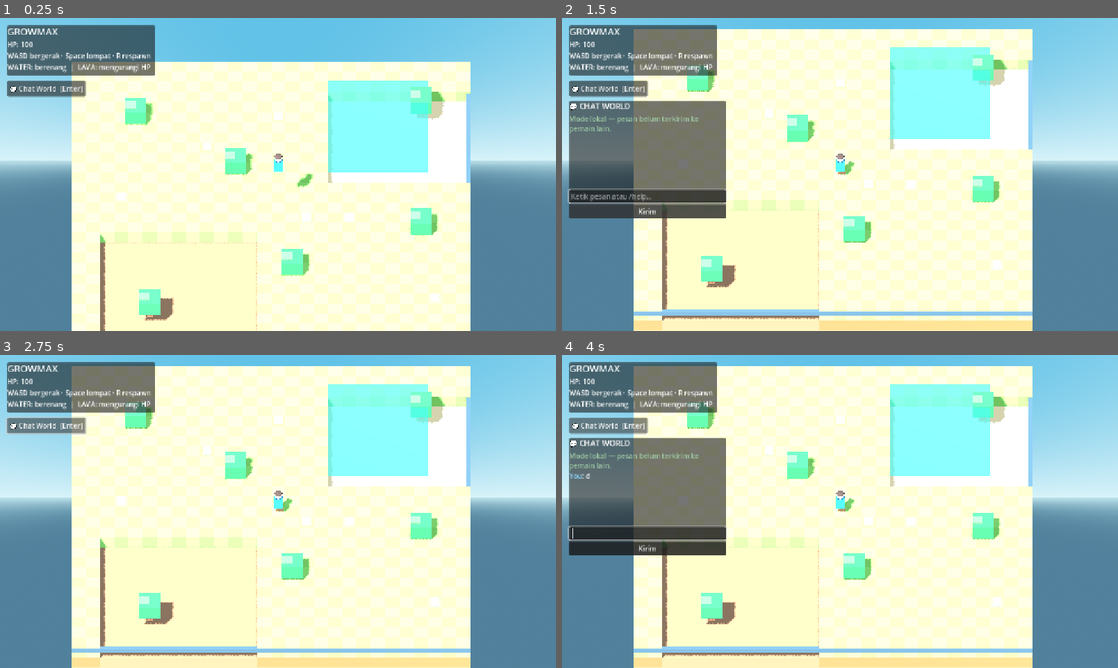
Above: before the commit, frames 1-4 (two rows, left to right).
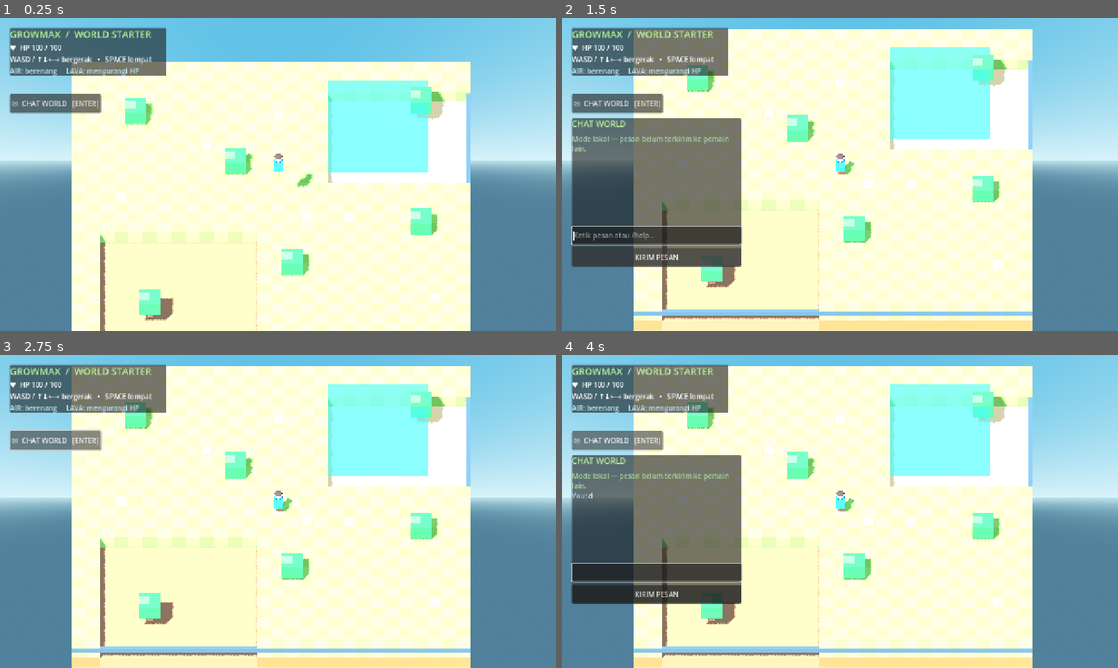
Above: after the commit, the same moments.

Repository: kuro-myths/growmax
Game: Godot game, scene res://Main.tscn
The game is run twice, just before and just after one commit, with the same random seed, the same clock (stepped at 60 frames per second) and the same inputs.
Inputs:
- Up to frame 1 (0.25 s): no input
- Up to frame 2 (1.5 s): click "💬 Chat World [Enter]" (after the commit: "✉ CHAT WORLD [ENTER]") at 0.5 s; click "Kirim" (after the commit: "KIRIM PESAN") at 1.25 s
- Up to frame 3 (2.75 s): click "💬 Chat World [Enter]" (after the commit: "✉ CHAT WORLD [ENTER]") at 2 s
- Up to frame 4 (4 s): tap Enter at 2.75, 2.85, 3.6 s; hold D 2.78-3.53 s; tap Space at 3.02, 3.5, 3.77 s; hold S from 3.53 s (still down)

The runs differ from the first frame. In frame 1, 3.8% of the frame differs, in the area x 1-30%, y 2-31%; in frame 2, 13%; in frame 3, 3.8%; in frame 4, 13%, in the area x 1-33%, y 2-80%.
Error after the commit: Invalid assignment of property or key 'theme' with value of type 'Theme' on a base object of type 'CanvasLayer (hud.gd)'. (res://scripts/ui/hud.gd:49)

Commit message:
Polish Growmax HUD and chat layout

Diff:
--- a/web/godot-source/scripts/ui/hud.gd
+++ b/web/godot-source/scripts/ui/hud.gd
@@ -8,73 +8,119 @@
 var chat_toggle: Button
 
 func _ready() -> void:
+    _build_theme()
+    _build_status_panel()
+    _build_chat_button()
+    _build_chat_panel()
+
+func _build_theme() -> void:
+    var theme := Theme.new()
+    theme.default_font_size = 16
+    theme.set_color("font_color", "Label", Color("#f4f7f1"))
+    theme.set_color("font_shadow_color", "Label", Color("#172b27"))
+    theme.set_constant("shadow_offset_x", "Label", 1)
+    theme.set_constant("shadow_offset_y", "Label", 1)
+    theme.set_color("font_color", "Button", Color("#f5fff6"))
+    theme.set_color("font_hover_color", "Button", Color.WHITE)
+    theme.set_color("font_pressed_color", "Button", Color.WHITE)
+    var button_style := StyleBoxFlat.new()
+    button_style.bg_color = Color("#214e45")
+    button_style.border_color = Color("#78c879")
+    button_style.set_border_width_all(2)
+    button_style.set_corner_radius_all(8)
+    button_style.content_margin_left = 14
+    button_style.content_margin_right = 14
+    button_style.content_margin_top = 8
+    button_style.content_margin_bottom = 8
+    theme.set_stylebox("normal", "Button", button_style)
+    var hover_style := button_style.duplicate()
+    hover_style.bg_color = Color("#2d705b")
+    theme.set_stylebox("hover", "Button", hover_style)
+    var panel_style := StyleBoxFlat.new()
+    panel_style.bg_color = Color("#173b35e8")
+    panel_style.border_color = Color("#82c77d")
+    panel_style.set_border_width_all(2)
+    panel_style.set_corner_radius_all(12)
+    panel_style.content_margin_left = 14
+    panel_style.content_margin_right = 14
+    panel_style.content_margin_top = 12
+    panel_style.content_margin_bottom = 12
+    theme.set_stylebox("panel", "PanelContainer", panel_style)
+    self.theme = theme
+
+func _build_status_panel() -> void:
     var panel := PanelContainer.new()
-    panel.position = Vector2(16, 16)
-    panel.custom_minimum_size = Vector2(340, 116)
+    panel.position = Vector2(22, 22)
+    panel.custom_minimum_size = Vector2(360, 0)
     add_child(panel)
-
     var column := VBoxContainer.new()
+    column.add_theme_constant_override("separation", 5)
     panel.add_child(column)
 
     var title := Label.new()
-    title.text = "GROWMAX"
+    title.text = "GROWMAX  /  WORLD STARTER"
     title.add_theme_font_size_override("font_size", 22)
+    title.add_theme_color_override("font_color", Color("#b8f49b"))
     column.add_child(title)
 
     hp_label = Label.new()
-    hp_label.text = "HP: 100"
+    hp_label.text = "♥  HP 100 / 100"
     column.add_child(hp_label)
 
     status_label = Label.new()
-    status_label.text = "WASD bergerak · Space lompat · R respawn"
+    status_label.text = "WASD / ↑↓←→ bergerak   •   SPACE lompat"
     column.add_child(status_label)
 
     var controls := Label.new()
-    controls.text = "WATER: berenang  |  LAVA: mengurangi HP"
+    controls.text = "AIR: berenang     LAVA: mengurangi HP"
+    controls.add_theme_color_override("font_color", Color("#b9e5ef"))
     column.add_child(controls)
 
+func _build_chat_button() -> void:
     chat_toggle = Button.new()
-    chat_toggle.text = "💬 Chat World  [Enter]"
-    chat_toggle.position = Vector2(16, 144)
-    chat_toggle.size = Vector2(180, 36)
+    chat_toggle.text = "✉  CHAT WORLD   [ENTER]"
+    chat_toggle.position = Vector2(22, 174)
+    chat_toggle.custom_minimum_size = Vector2(210, 44)
     add_child(chat_toggle)
     chat_toggle.pressed.connect(_toggle_chat)
 
-    _build_chat_panel()
-
 func _build_chat_panel() -> void:
     chat_panel = PanelContainer.new()
-    chat_panel.position = Vector2(16, 190)
-    chat_panel.custom_minimum_size = Vector2(360, 260)
-    chat_panel.size = Vector2(360, 260)
+    chat_panel.position = Vector2(22, 230)
+    chat_panel.custom_minimum_size = Vector2(390, 310)
+    chat_panel.size = Vector2(390, 310)
     chat_panel.visible = false
     add_child(chat_panel)
 
     var layout := VBoxContainer.new()
+    layout.add_theme_constant_override("separation", 9)
     chat_panel.add_child(layout)
 
     var heading := Label.new()
-    heading.text = "💬 CHAT WORLD"
-    heading.add_theme_font_size_override("font_size", 18)
+    heading.text = "CHAT WORLD"
+    heading.add_theme_font_size_override("font_size", 19)
+    heading.add_theme_color_override("font_color", Color("#b8f49b"))
     layout.add_child(heading)
 
     chat_log = RichTextLabel.new()
-    chat_log.custom_minimum_size = Vector2(330, 170)
+    chat_log.custom_minimum_size = Vector2(350, 205)
     chat_log.size_flags_vertical = Control.SIZE_EXPAND_FILL
     chat_log.bbcode_enabled = true
     chat_log.scroll_following = true
-    chat_log.text = "[color=#9bc6a0]Mode lokal — pesan belum terkirim ke pemain lain.[/color]"
+    chat_log.text = "[color=#a9d7a5]Mode lokal — pesan belum terkirim ke pemain lain.[/color]"
     layout.add_child(chat_log)
 
     chat_input = LineEdit.new()
     chat_input.placeholder_text = "Ketik pesan atau /help..."
     chat_input.max_length = 180
+    chat_input.custom_minimum_size.y = 40
     chat_input.size_flags_horizontal = Control.SIZE_EXPAND_FILL
     layout.add_child(chat_input)
     chat_input.text_submitted.connect(_send_chat)
 
     var send := Button.new()
-    send.text = "Kirim"
+    send.text = "KIRIM PESAN"
+    send.custom_minimum_size.y = 42
     send.pressed.connect(func(): _send_chat(chat_input.text))
     layout.add_child(send)
 
@@ -83,7 +129,7 @@
         if chat_panel.visible:
             if not chat_input.has_focus():
                 chat_input.grab_focus()
-            else:
+            elif not chat_input.text.is_empty():
                 _send_chat(chat_input.text)
         else:
             _toggle_chat()
@@ -101,7 +147,6 @@
     if message.is_empty():
         chat_input.grab_focus()
         return
-
     if message.begins_with("/"):
         _chat_command(message.to_lower())
     else:
@@ -124,7 +169,7 @@
     chat_log.append_text("\n" + message)
 
 func set_health(value: int) -> void:
-    hp_label.text = "HP: %d" % value
+    hp_label.text = "♥  HP %d / 100" % value
 
 func set_status(value: String) -> void:
     status_label.text = value
